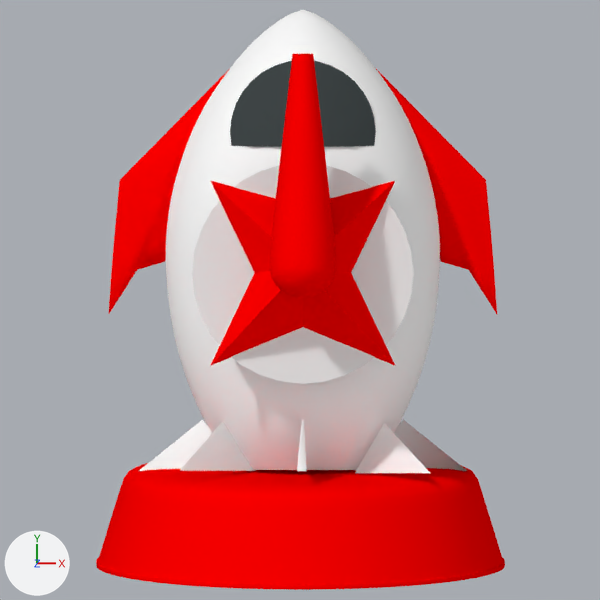
A saved change to the Blender file Art/ship/ship_red.blend.
Before and after are seen from the file's camera 'Camera'. Lighting does not change. The marker at lower left points along +X, +Y and +Z.

Objects in the first picture: 'Circle', 'Cube.001', 'Plane.000', 'Plane.001', 'Plane.003', 'Sphere', 'body', 'disk', 'fin.L', 'fin.R', 'tail', 'wings'.
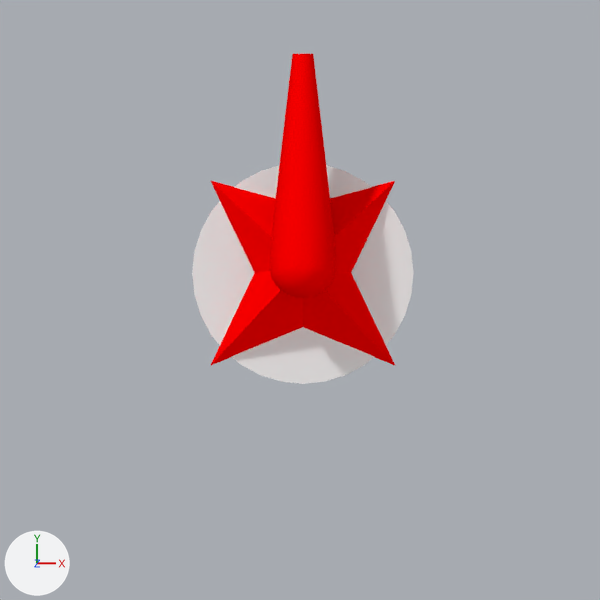
Location of each change, [x1, y1, x2, y2] in pixels of the pictures (600 x 600 px):
'body', hidden
    before: [166, 10, 440, 470]
'tail', hidden (red)
    before: [96, 463, 505, 590]
'wings', hidden (red)
    before: [109, 69, 497, 314]
'Circle', hidden
    before: [230, 61, 376, 147]
'fin.R', hidden
    before: [355, 423, 430, 473]
'fin.L', hidden
    before: [180, 422, 256, 471]
'Plane.000', hidden
    before: [139, 420, 212, 471]
'Plane.001', hidden
    before: [394, 420, 467, 471]
'Plane.003', hidden
    before: [297, 420, 306, 471]

What changed in the scene script:
```text
Change ob_body:
    add ob_body.hide_render = True
Change ob_circle:
    add ob_circle.hide_render = True
Change ob_plane_001:
    add ob_plane_001.hide_render = True
Change ob_plane_000:
    add ob_plane_000.hide_render = True
Change ob_plane_003:
    add ob_plane_003.hide_render = True
Change ob_tail:
    add ob_tail.hide_render = True
Change ob_wings:
    add ob_wings.hide_render = True
Change ob_fin_l:
    add ob_fin_l.hide_render = True
Change ob_fin_r:
    add ob_fin_r.hide_render = True
```
